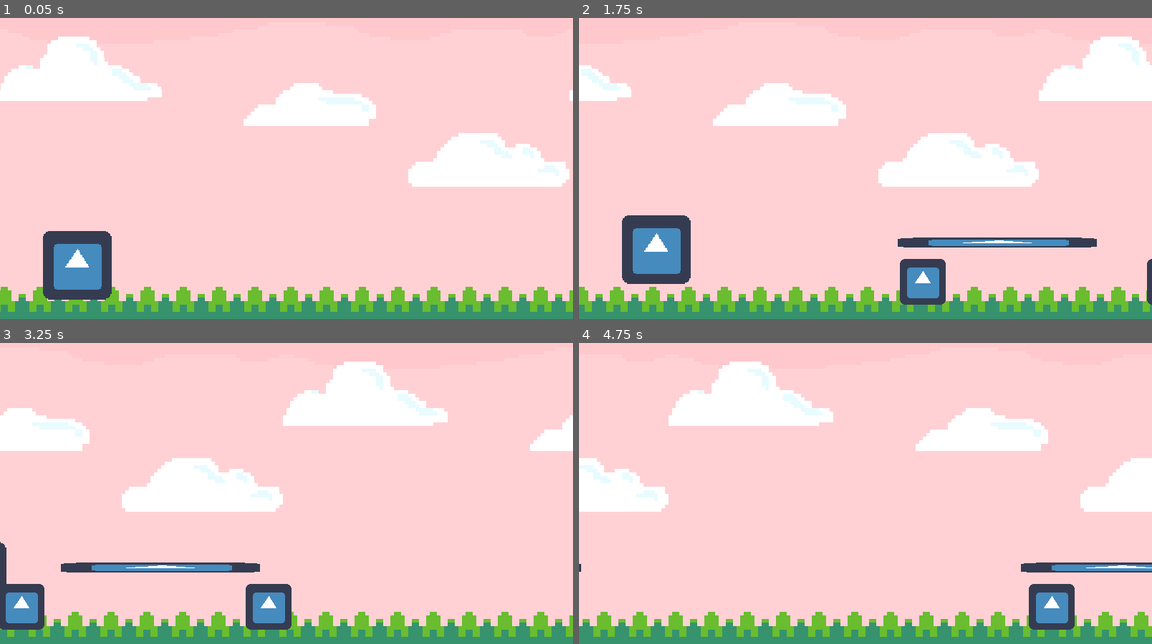
Above: before the commit, frames 1-4 (two rows, left to right).
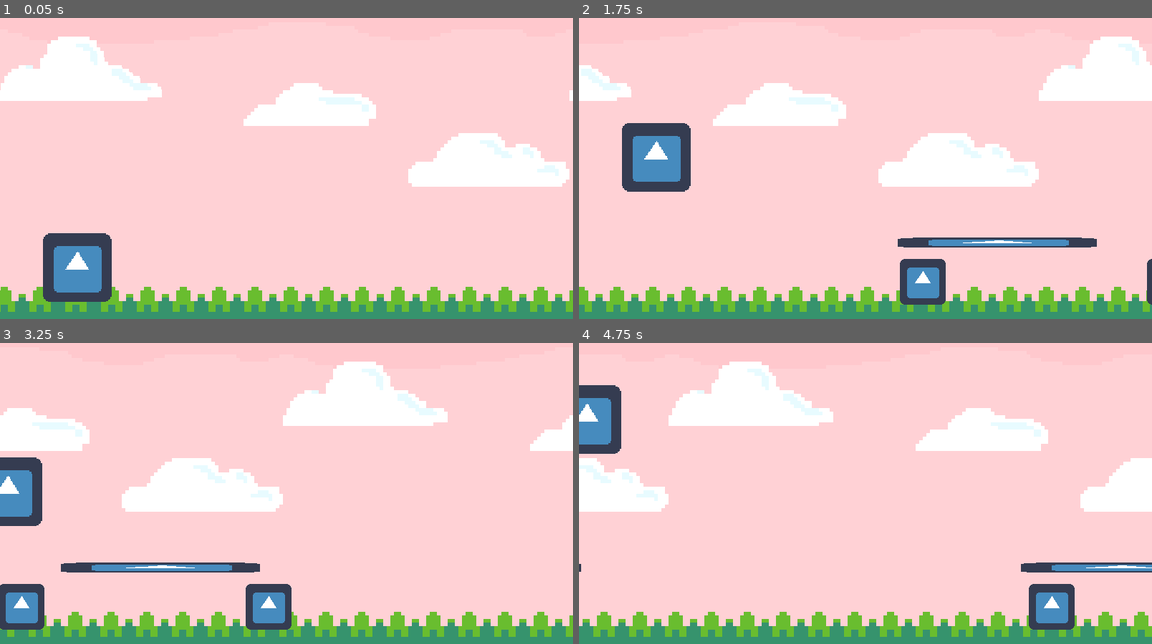
Above: after the commit, the same moments.

Repository: EastolfiGameDev/chic-n-run
Game: Godot game, scene res://scenes/levels/grass/GrassLevel.tscn
Two runs of this game, one before a commit and one after it. Both use one fixed random seed, a clock stepped at 60 frames per second and the inputs below. The engine's default icon, where the game draws it, is replaced by a stand-in: a white triangle on a blue panel in a dark square.
Inputs:
- Up to frame 1 (0.05 s): no input
- Up to frame 2 (1.75 s): hold Space (jump) 0.53-1.28 s; tap Ctrl (crouch) at 1.35 s; tap Space (jump) at 1.52, 1.55 s
- Up to frame 3 (3.25 s): tap Space (jump) at 1.82, 3.02, 3.05 s; hold Space (jump) 2.03-2.78 s; tap Ctrl (crouch) at 2.85 s
- Up to frame 4 (4.75 s): tap Space (jump) at 3.32, 4.52, 4.55 s; hold Space (jump) 3.53-4.28 s; tap Ctrl (crouch) at 4.35 s

The runs differ from the first frame. In frame 1, 0.4% of the frame differs, in the area x 7-20%, y 70-95%; in frame 2, 5.4%, in the area x 7-20%, y 34-89%; in frame 3, 1.8%; in frame 4, 1.7%.

Commit message:
fix(player): fix a problem with the jump state

Diff:
--- a/scenes/characters/player/Player.gd
+++ b/scenes/characters/player/Player.gd
@@ -5,8 +5,8 @@
 }
 
 const UP: Vector2 = Vector2(0, -1)
-const JUMP_SPEED: float = 100.0
-const GRAVITY: float = 10.0
+const JUMP_SPEED: float = 1200.0
+const GRAVITY: float = 80.0
 
 var state: int = STATES.IDLE
 var motion := Vector2.ZERO
@@ -16,6 +16,8 @@
 onready var collision_shape: CollisionShape2D = $CollisionShape2D
 
 func _ready() -> void:
+    randomize()
+
     # Count down -> activate scroll
     yield(get_tree().create_timer(1.0), "timeout")
     _change_state(STATES.RUN)
@@ -27,7 +29,7 @@
 
 func _input(event: InputEvent) -> void:
     if state != STATES.CROUCH:
-        if event.is_action_pressed("jump"):
+        if state != STATES.JUMP and event.is_action_pressed("jump"):
             _change_state(STATES.JUMP)
         elif event.is_action_pressed("crouch"):
             # Delay the crouch to able to track is the crouch key is pressed while jumping
